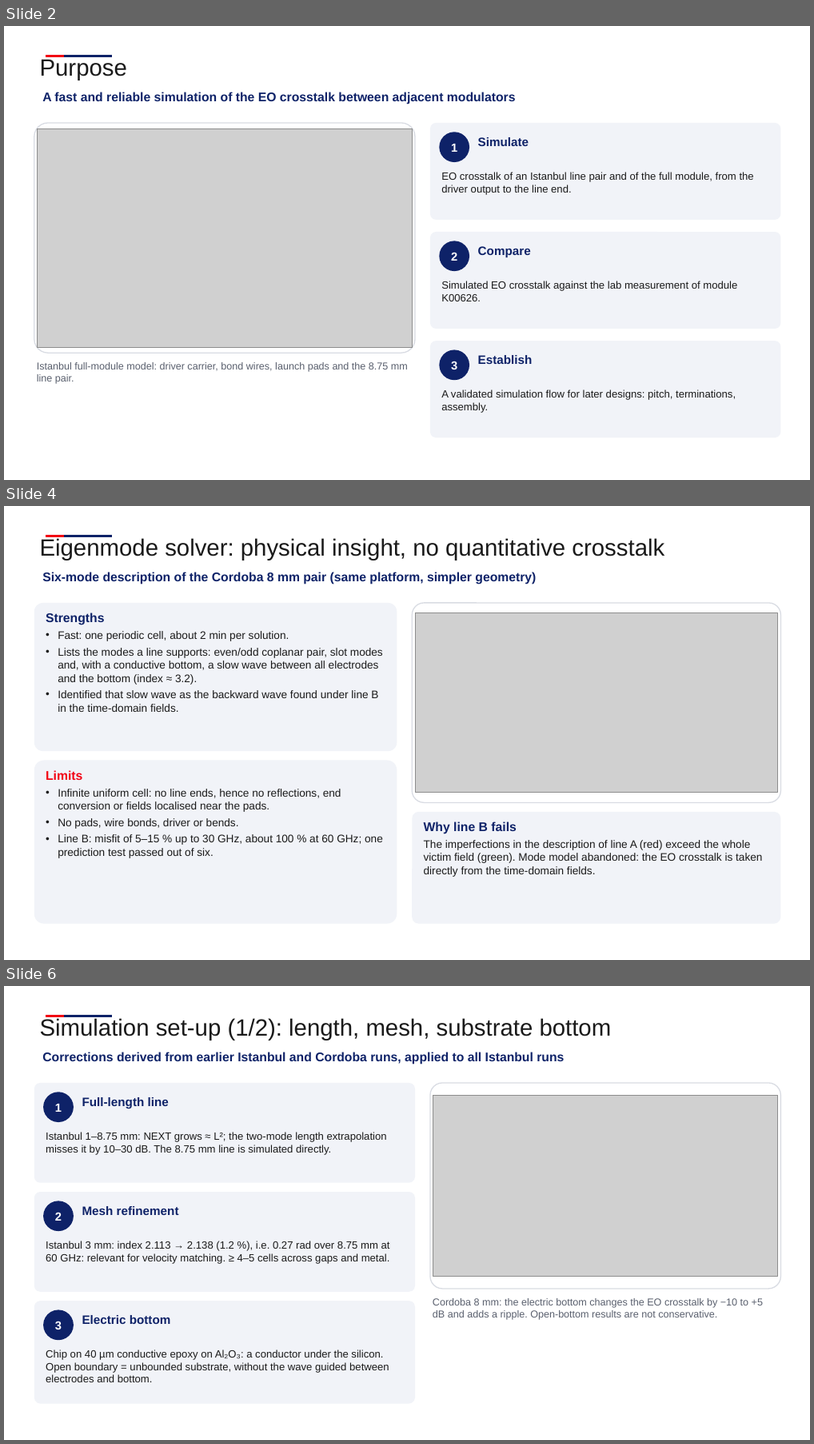
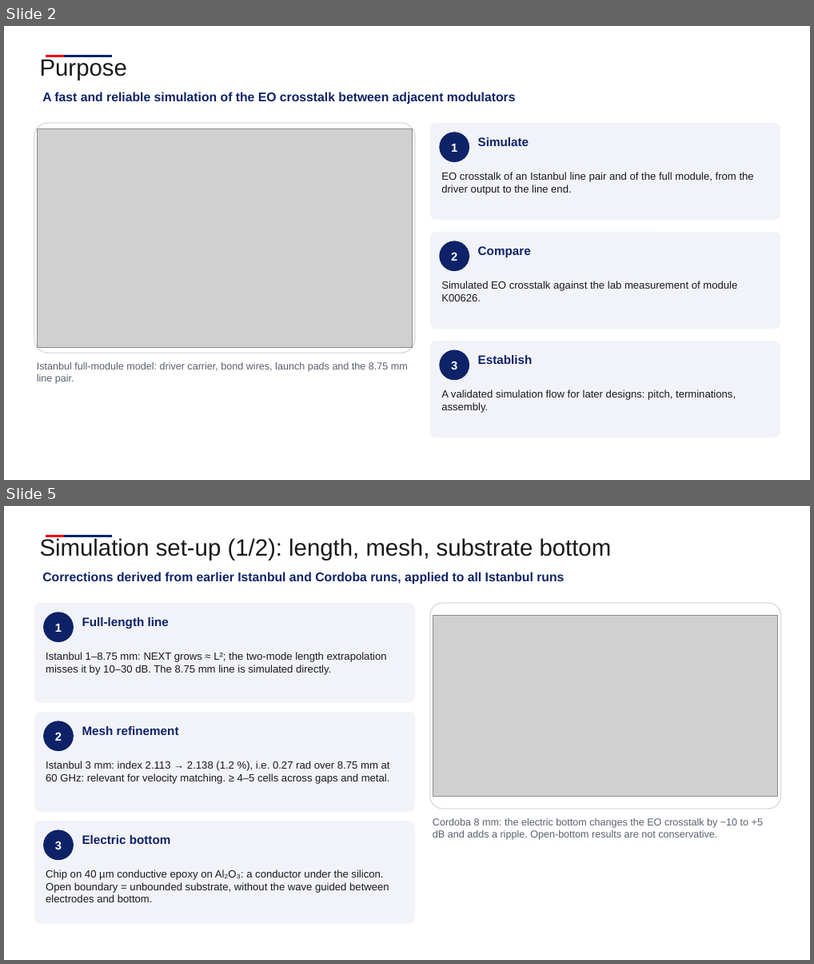
Before and after one commit to andreimuresian/claude, a slide deck: docs/cst/xtalk/Istanbul_EO_crosstalk.pptx. Shown one above the other, each under a label of ours: slides 2, 4 and 6 before the commit, slides 2 and 5 after it; the slides between them are not shown. The pictures are 814x1444 and 814x964 pixels, drawn with LibreOffice and Linux fonts; fonts in the diff are those of the drawing; grey boxes stand for pictures; background and template pictures are left out. Boxes give left, top, right and bottom in pixels: in the first picture for what was removed or moved away, otherwise in the second. Text is boxed around its words. In the diff, an @@ line names an element or a change of style, - is before the commit and + after.

```diff
--- a/docs/cst/xtalk/Istanbul_EO_crosstalk.pptx
+++ b/docs/cst/xtalk/Istanbul_EO_crosstalk.pptx
@@ slide 4 removed at [4, 506, 810, 960], background #FFFFFF; not listed: 2 template elements that a slide beside it also shows @@
@@ text removed at [40, 538, 665, 560] @@
-Eigenmode solver: physical insight, no quantitative crosstalk
@@ text removed at [42, 572, 536, 584] @@
-Six-mode description of the Cordoba 8 mm pair (same platform, simpler geometry)
@@ rounded rectangle removed at [34, 603, 398, 751] @@
@@ text removed at [46, 612, 383, 712] @@
-Strengths
-• Fast: one periodic cell, about 2 min per solution.
-• Lists the modes a line supports: even/odd coplanar pair, slot modes and, with a conductive bottom, a slow wave between all electrodes and the bottom (index ≈ 3.2).
-• Identified that slow wave as the backward wave found under line B in the time-domain fields.
@@ rounded rectangle removed at [412, 603, 782, 803] @@
@@ picture removed at [415, 613, 778, 792] @@
@@ rounded rectangle removed at [34, 760, 398, 924] @@
@@ text removed at [46, 770, 383, 858] @@
-Limits
-• Infinite uniform cell: no line ends, hence no reflections, end conversion or fields localised near the pads.
-• No pads, wire bonds, driver or bends.
-• Line B: misfit of 5–15 % up to 30 GHz, about 100 % at 60 GHz; one prediction test passed out of six.
@@ rounded rectangle removed at [412, 812, 782, 924] @@
@@ text removed at [424, 821, 762, 876] @@
-Why line B fails
-The imperfections in the description of line A (red) exceed the whole victim field (green). Mode model abandoned: the EO crosstalk is taken directly from the time-domain fields.
@@ what was slide 6 is now slide 5 @@
```
Also in this commit, not shown: 5 slides changed, 4 slides added, 4 other slides removed, 1 other file.
